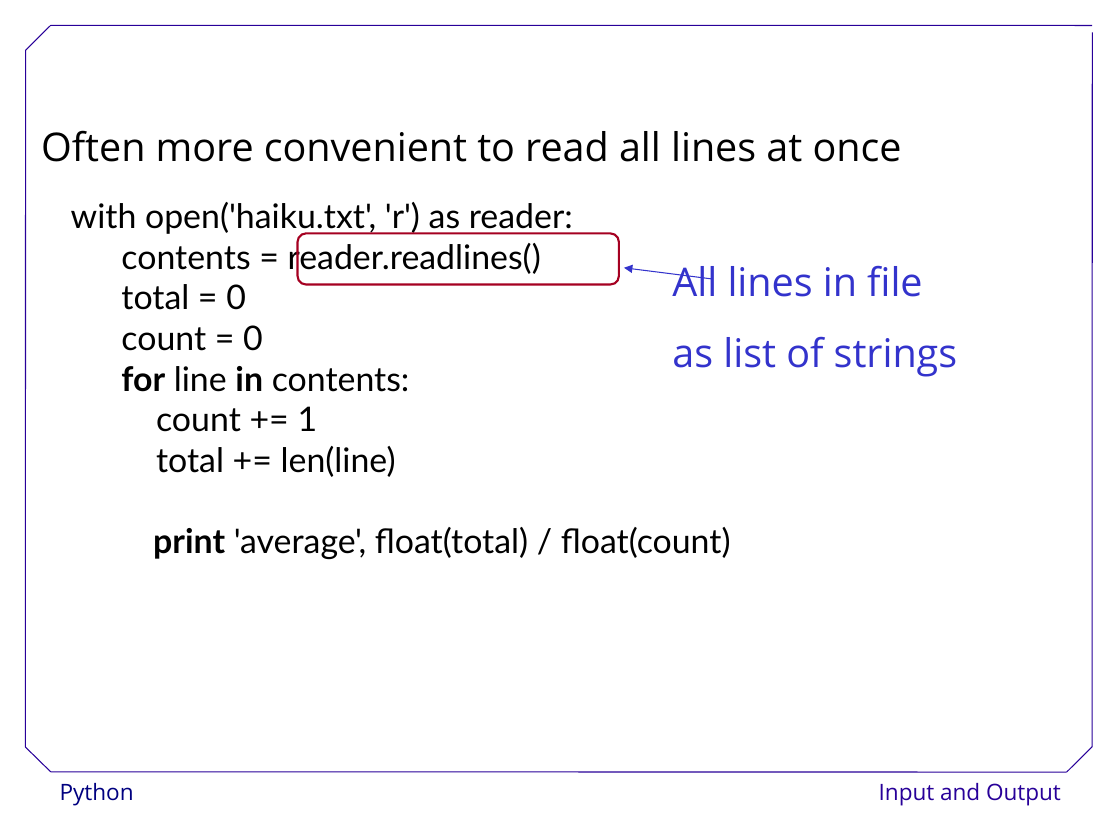
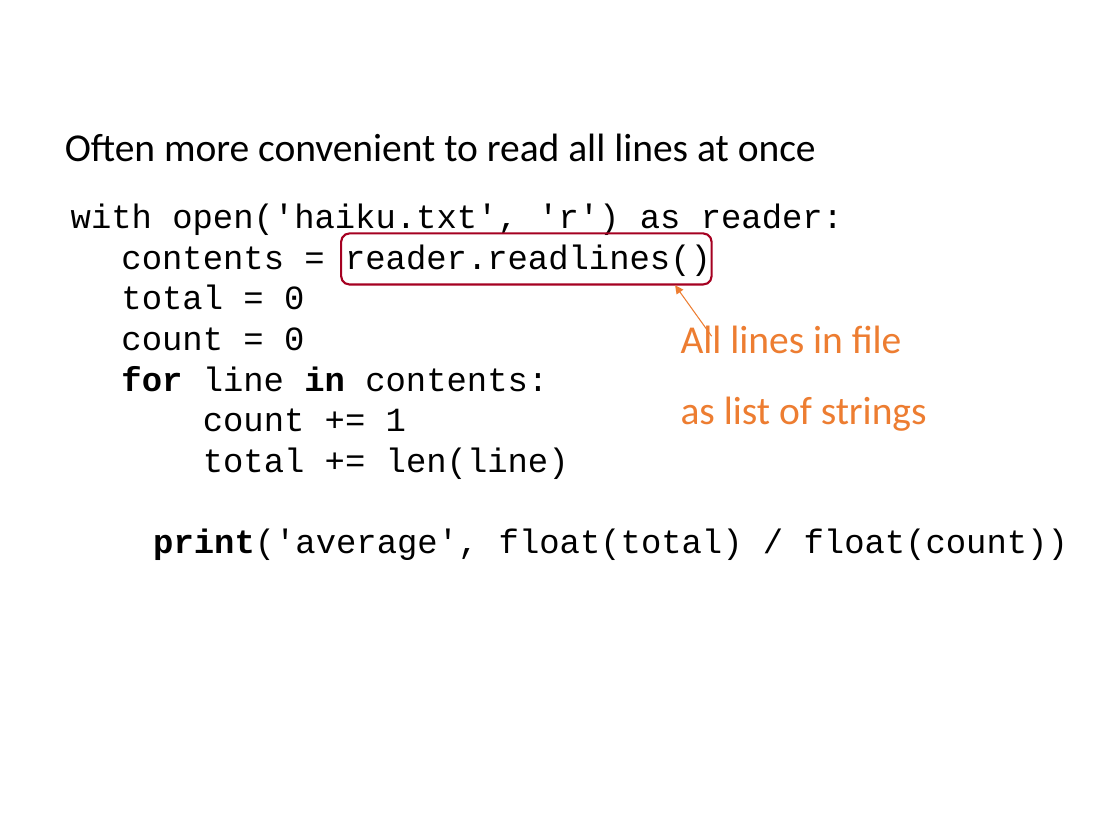
Before and after one commit to ncasuk/ncas-isc, a slide deck: slide 43 of python/presentations/learning_python/11_io.ppt. Drawn at 1120x840 pixels with LibreOffice and Linux fonts; fonts in the diff are those of the drawing; background and template pictures are left out. Boxes give left, top, right and bottom in pixels: in the first picture for what was removed or moved away, otherwise in the second. Text is boxed around its words. In the diff, an @@ line names an element or a change of style, - is before the commit and + after.

Commit message:
Updated and checked learning_python_11

```diff
--- a/python/presentations/learning_python/11_io.ppt
+++ b/python/presentations/learning_python/11_io.ppt
@@ text "Often more convenient to read ...": place and size @@
-text "Often more convenient to read ..." at (41, 130, 902, 162)
+text "Often more convenient to read ..." at (65, 133, 816, 162)
@@ text "Often more convenient to read ..." at (65, 133, 816, 162): font Open Sans to Calibri @@
@@ text at (71, 203, 843, 479): font Lato to Courier New in "with open('haiku.txt', 'r') as reader:", "contents = reader.readlines()", "total = 0", "count = 0" and 3 more places @@
@@ rounded rectangle: place and size @@
-rounded rectangle at (298, 234, 619, 285)
+rounded rectangle at (341, 234, 712, 285)
@@ arrow removed from (711, 278) to (624, 268) @@
@@ text "All lines in file": place and size @@
-text "All lines in file" at (672, 265, 957, 377)
+text "All lines in file" at (681, 320, 927, 431)
@@ text "All lines in file" at (681, 320, 927, 431): font Open Sans to Calibri, text colour #3333CC to #ED7D31 @@
@@ arrow added from (711, 336) to (676, 286), #ED7D31 0.74 pt @@
@@ text at (153, 528, 1068, 560): text changed; font Lato to Courier New @@
-print 'average', float(total) / float(count)
+print('average', float(total) / float(count))
@@ group removed at (25, 25, 1093, 772): 7 lines @@
@@ text removed at (60, 783, 134, 806) @@
-Python
@@ text removed at (879, 783, 1061, 806) @@
-Input and Output
```
Also in this commit, not shown: 60 other slides changed.
